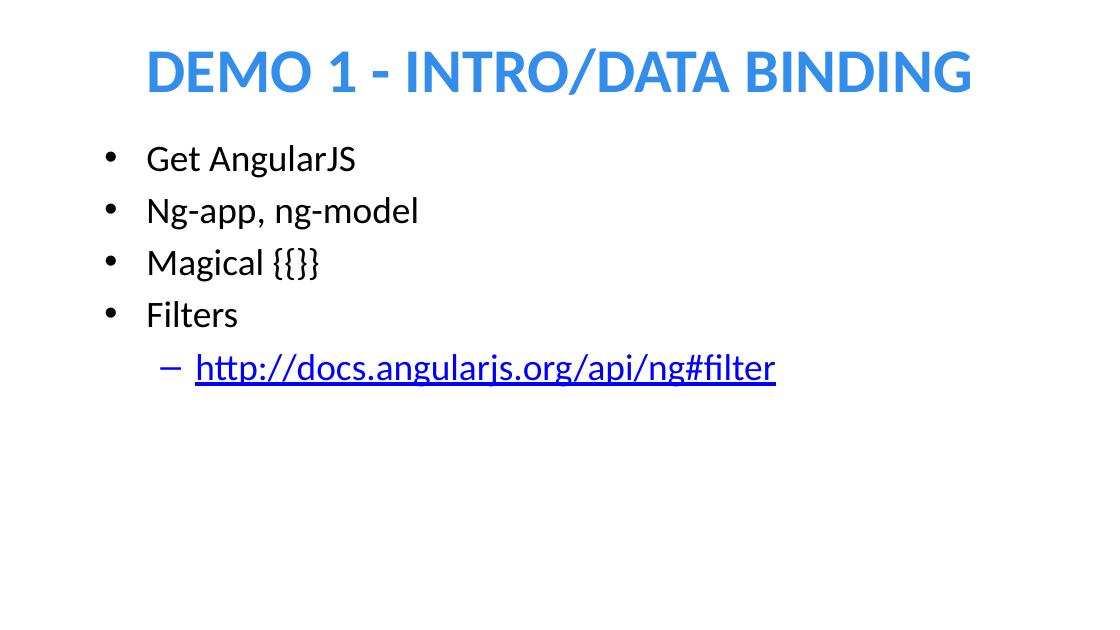
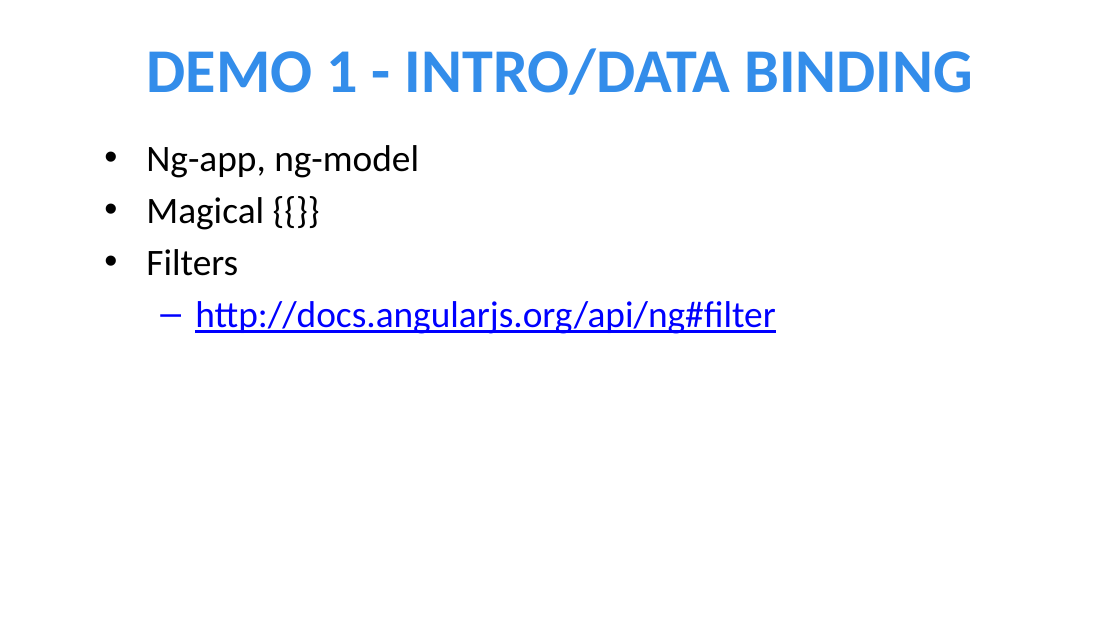
Before and after one commit to jptacek/MadDotNet, a slide deck: slide 7 of PowerPoint/AngularJS.pptx (slide 6 before the commit). Drawn at 1120x630 pixels with LibreOffice and Linux fonts; fonts in the diff are those of the drawing; background and template pictures are left out. Boxes give left, top, right and bottom in pixels: in the first picture for what was removed or moved away, otherwise in the second. Text is boxed around its words. In the diff, an @@ line names an element or a change of style, - is before the commit and + after.

Commit message:
Update code for demo

```diff
--- a/PowerPoint/AngularJS.pptx
+++ b/PowerPoint/AngularJS.pptx
@@ text at (146,145,356,178): paragraph removed @@
-• Get AngularJS
```
Also in this commit, not shown: 4 other slides changed, 2 slides added, 26 other files.
